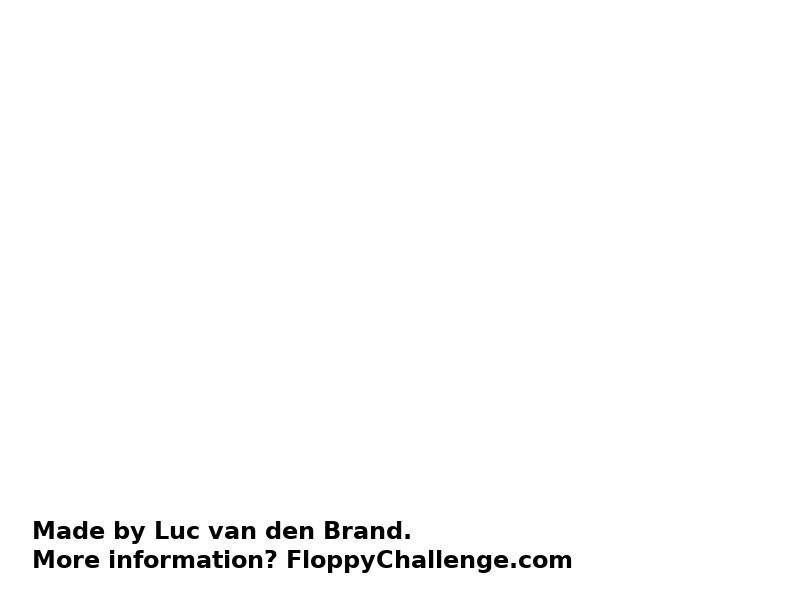
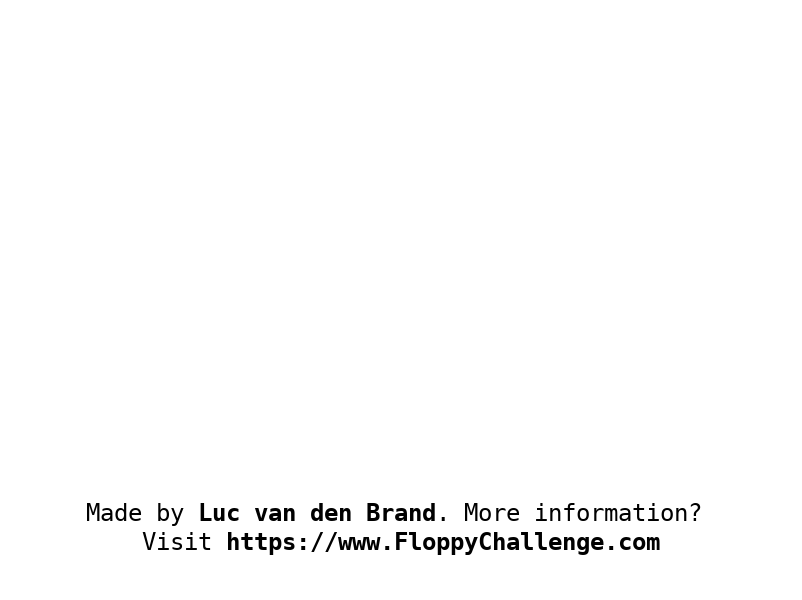
Comparing the layer stacks of the two 802×600 images. Changes:
renamed "Made by Luc van den Brand. ..." to "Made by Luc van den Brand. Mor...", painted on it over [34, 503, 701, 573]
painted on "Background" over [34, 503, 701, 573]
